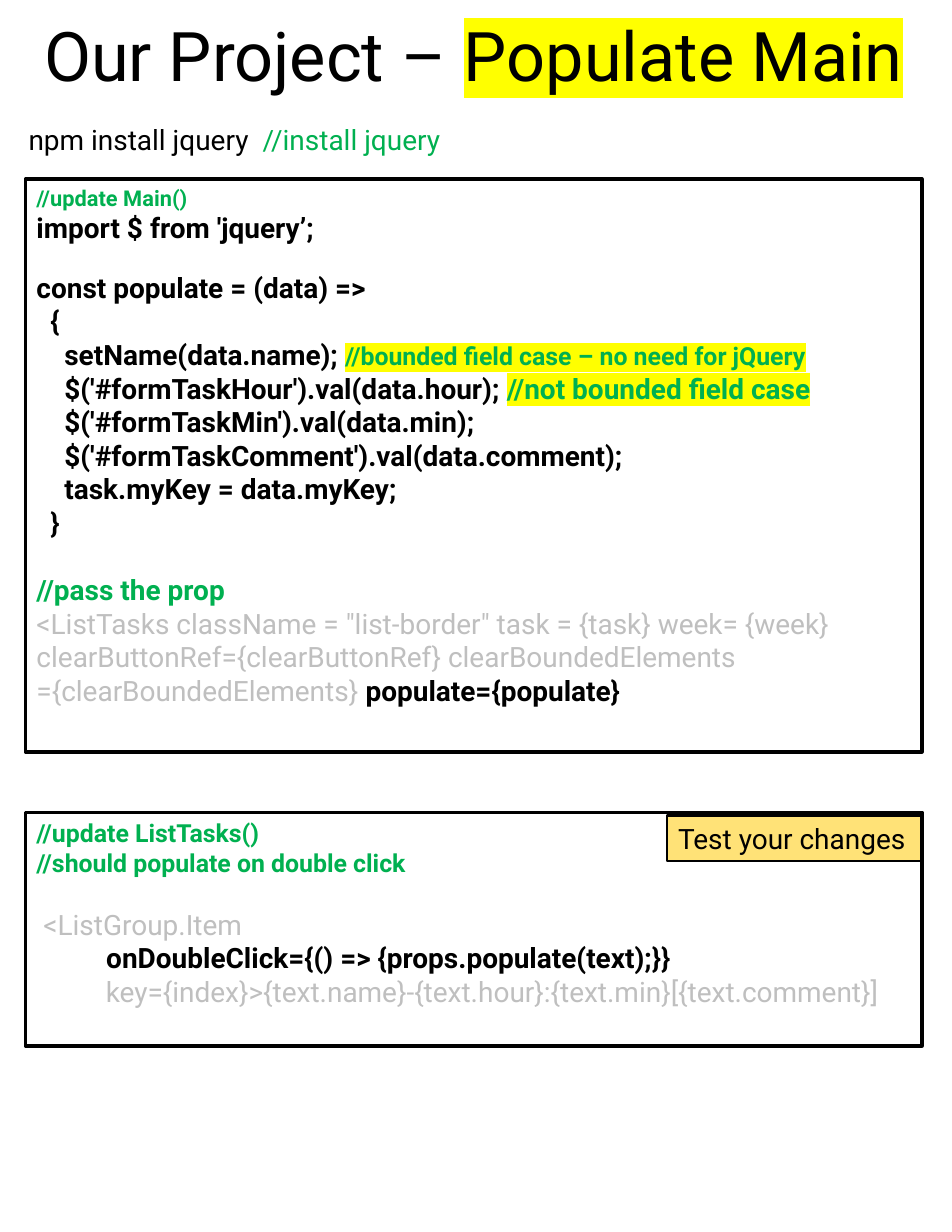
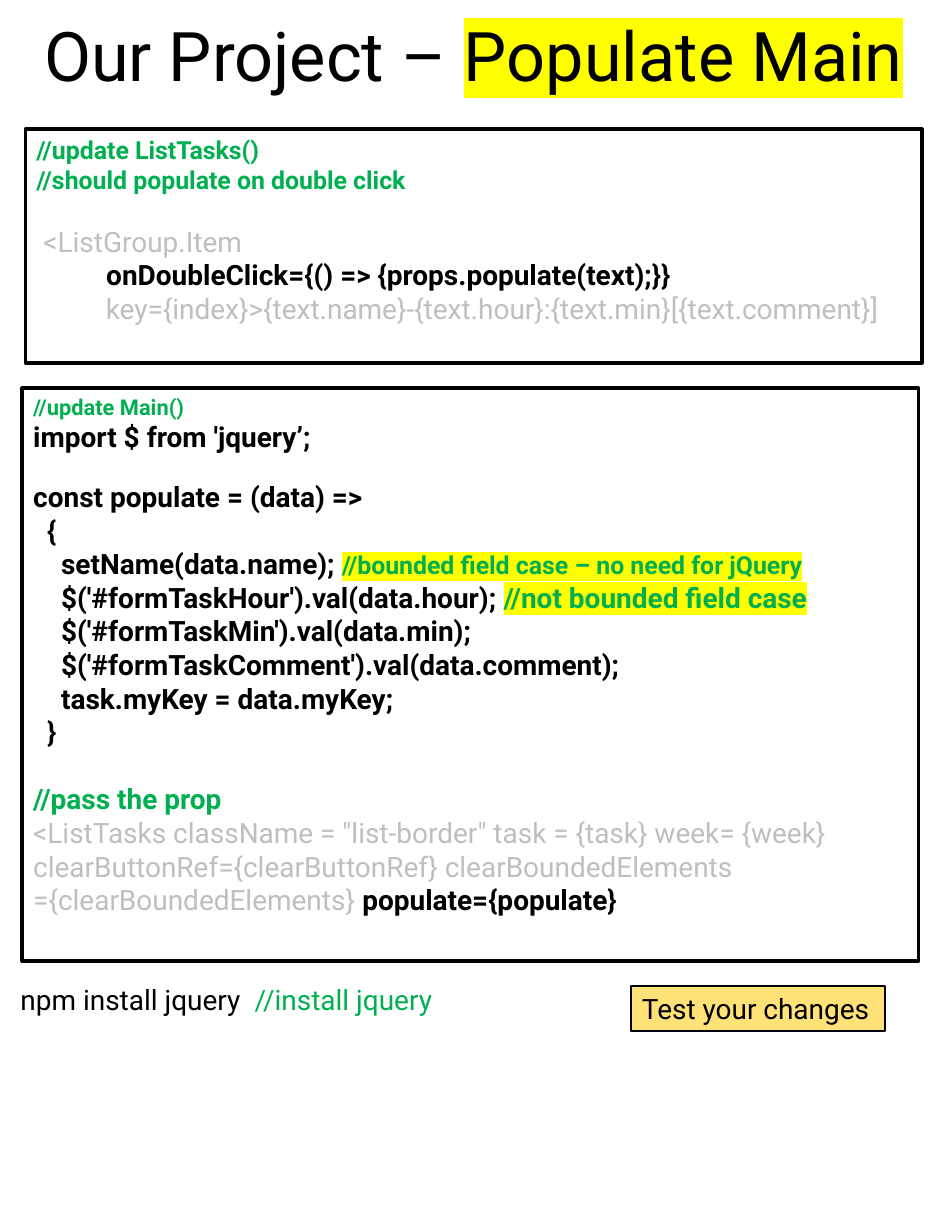
Before and after one commit to scorpion0511/mytracker, a slide deck: slide 68 of doc/React.pptx (slide 59 before the commit). Drawn at 952x1232 pixels with LibreOffice and Linux fonts; fonts in the diff are those of the drawing. Boxes give left, top, right and bottom in pixels: in the first picture for what was removed or moved away, otherwise in the second. Text is boxed around its words. In the diff, an @@ line names an element or a change of style, - is before the commit and + after.

```diff
--- a/doc/React.pptx
+++ b/doc/React.pptx
@@ rectangle "//update ListTasks()": place and size @@
-rectangle "//update ListTasks()" at bbox=[26, 812, 922, 1046]
+rectangle "//update ListTasks()" at bbox=[26, 129, 922, 363]
@@ rectangle "//update Main()": place and size @@
-rectangle "//update Main()" at bbox=[26, 179, 922, 753]
+rectangle "//update Main()" at bbox=[22, 389, 918, 962]
@@ text "npm install jquery //install jquery": place and size @@
-text "npm install jquery //install jquery" at bbox=[29, 129, 440, 156]
+text "npm install jquery //install jquery" at bbox=[20, 989, 432, 1016]
@@ rectangle "Test your changes": place and size @@
-rectangle "Test your changes" at bbox=[668, 815, 922, 860]
+rectangle "Test your changes" at bbox=[631, 986, 885, 1030]
```
Also in this commit, not shown: 20 other slides changed, 10 slides added.
